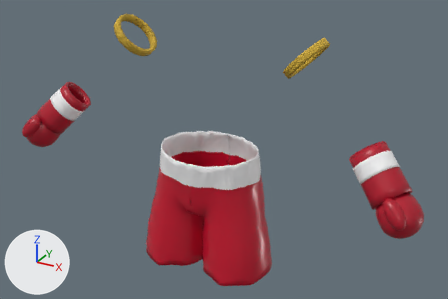
One commit to the glTF model public/coaches/mma-kadir/tenues/muaythai.glb: the scene before it, then after it.
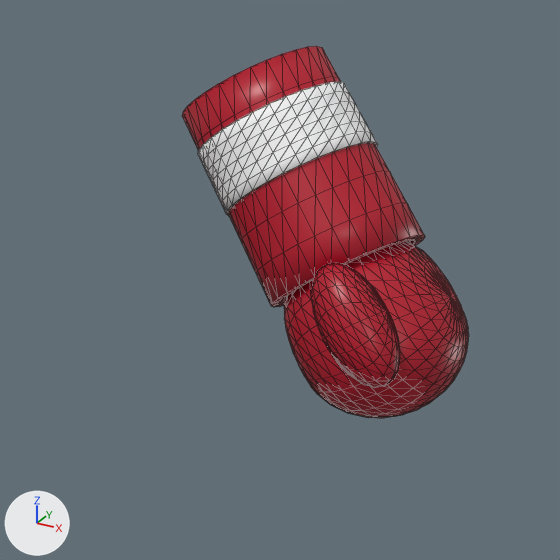
The first picture shows the older version from a camera (50 mm lens) standing at (0.919, -1.593, 1.815) and looking at (0.045, -0.003, 1.02). The close-ups show the older and then the newer version on the part from 67% to 100% of the width and 43% to 92% of the height of that picture. Only the edits that show in the close-ups are written down. Every picture has the same lights, and +X, +Y and +Z are marked at lower left. The close-ups show mesh edges as thin lines. Where no turn or scale is listed for an object, it has been applied to the vertices. Vertices at exactly the same position are counted once.

In view in the first close-up: 'gant-Left', 'manchette-Left', 'pouce-Left', 'sangle-Left'.
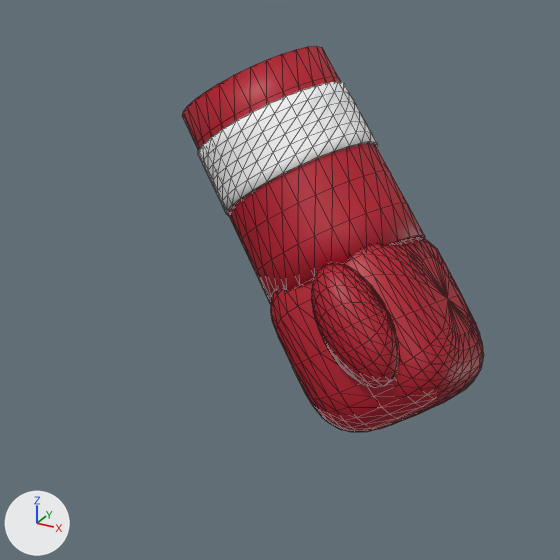
Pixel boxes [x1, y1, x2, y2] of what changed, in the close-ups (560 x 560 px; the box of a moved part takes in the faces that stretch with it):
'gant-Left', reshaped (16% wider, 10% taller): before [284, 241, 469, 418]; after [270, 238, 484, 432]
part 1 of me_gant_left_002, moved or reshaped: before [296, 292, 457, 361]; after [277, 275, 461, 378]
part 2 of me_gant_left_002, surface changed: before [284, 241, 469, 418]; after [270, 238, 484, 432]

The change in detail:
me_gant_left_002 is used by ob_gant_left; location (0.0, 0.0, 0.8952).
me_gant_left_002 had 478 vertices, 952 faces and spanned x 0.5696..0.6941, y -0.1695..-0.0388, z 0.0354..0.1637.
me_gant_left_002 now has 478 vertices, 952 faces and spans x 0.5609..0.7039, y -0.1725..-0.036, z 0.0229..0.1751.
me_gant_left_002 part 1: 478 of 478 vertices moved; they spanned x 0.5696..0.6941, y -0.1695..-0.0388, z 0.0354..0.1637 and now span x 0.5609..0.7039, y -0.1725..-0.036, z 0.0229..0.1751; mean shift (-0.0012, 0.0006, 0.0015).
me_gant_left_002 part 2: 903 kept faces spanning x 0.5609..0.7039, y -0.1725..-0.036, z 0.0229..0.1751 get new texture (UV) coordinates.
